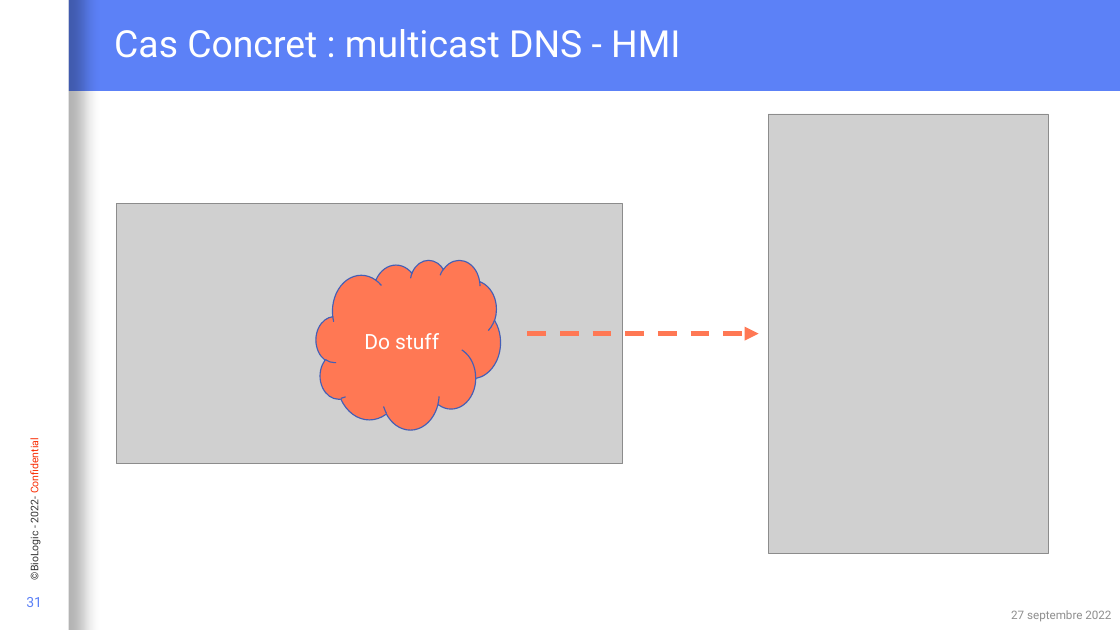
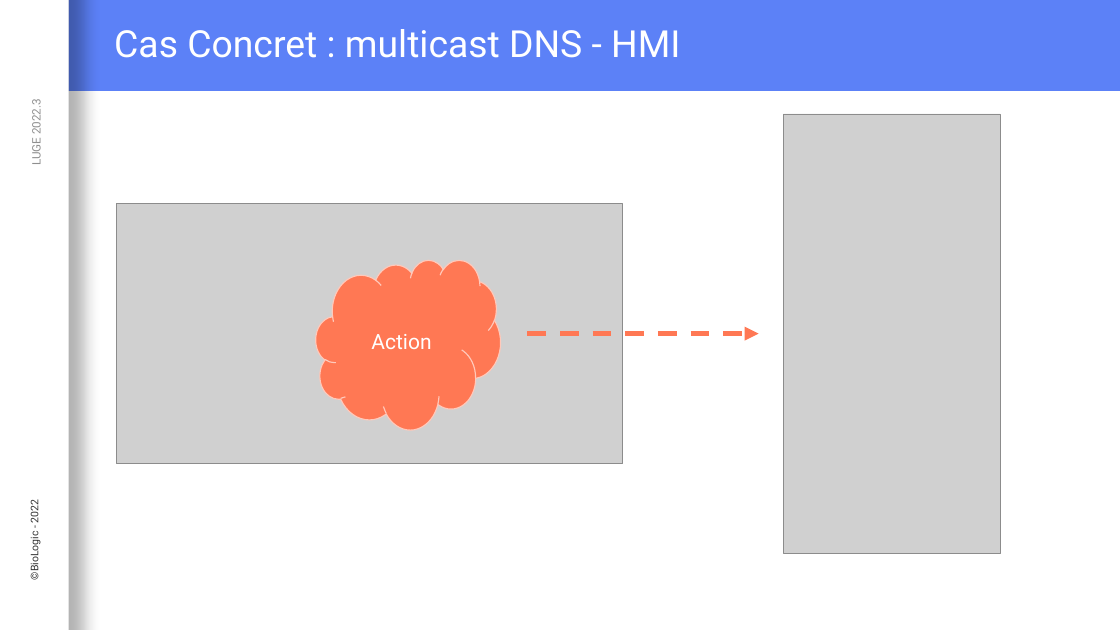
Before and after one commit to Loysse/PostLVUserEvent_Demo, a slide deck: slide 31 of Interaction événementielle entre du code C et LabVIEW.pptx. Drawn at 1120x630 pixels with LibreOffice and Linux fonts; fonts in the diff are those of the drawing; grey boxes stand for pictures; background and template pictures are left out. Boxes give left, top, right and bottom in pixels: in the first picture for what was removed or moved away, otherwise in the second. Text is boxed around its words. In the diff, an @@ line names an element or a change of style, - is before the commit and + after.

```diff
--- a/Interaction événementielle entre du code C et LabVIEW.pptx
+++ b/Interaction événementielle entre du code C et LabVIEW.pptx
@@ text added at (x1=29, y1=102, x2=44, y2=164), 10 pt, text #909090 @@
+LUGE 2022.3
@@ picture resized from (x1=768, y1=114, x2=1048, y2=554) to (x1=784, y1=114, x2=1001, y2=554) @@
@@ cloud "Action" at (x1=316, y1=260, x2=501, y2=429): outline #445FB7 1 pt to #FFC9BB 1 pt @@
@@ text in cloud at (x1=371, y1=334, x2=431, y2=349): text changed @@
-Do stuff
+Action
@@ text at (x1=27, y1=502, x2=41, y2=579): text changed @@
-©BioLogic - 2022- Confidential
+©BioLogic - 2022
@@ page number removed at (x1=26, y1=597, x2=42, y2=607) @@
-31
@@ text removed at (x1=1011, y1=610, x2=1111, y2=621) @@
-27 septembre 2022
```
Also in this commit, not shown: 27 other slides changed, 7 slides added, 6 slides removed.
